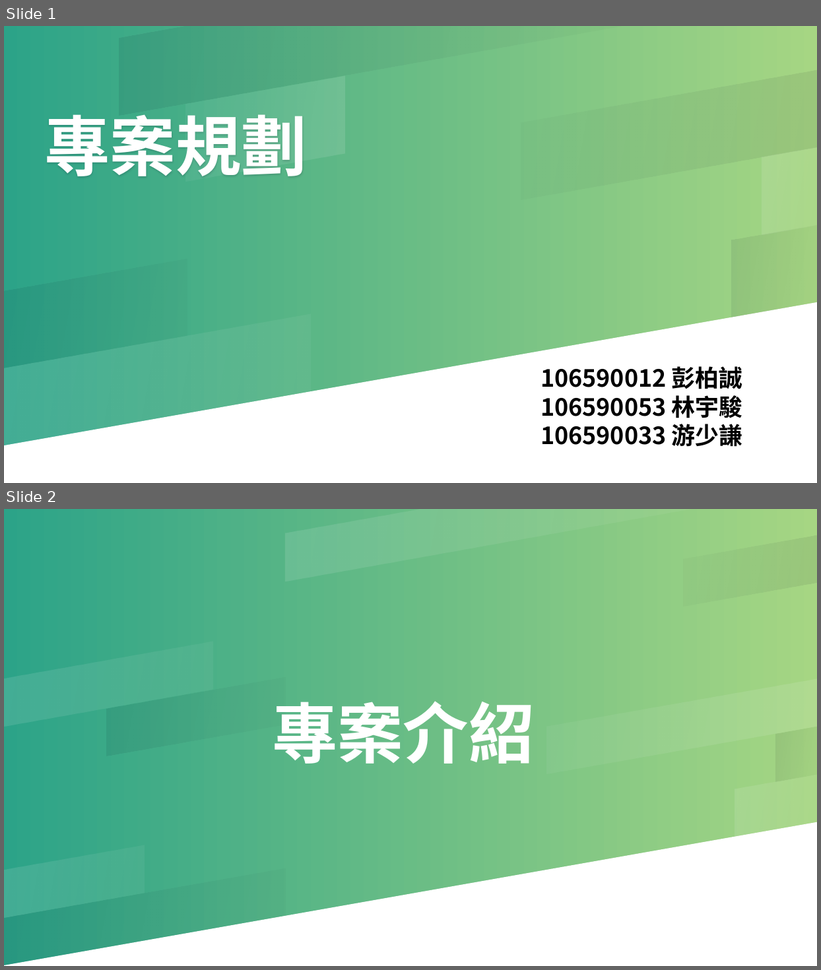
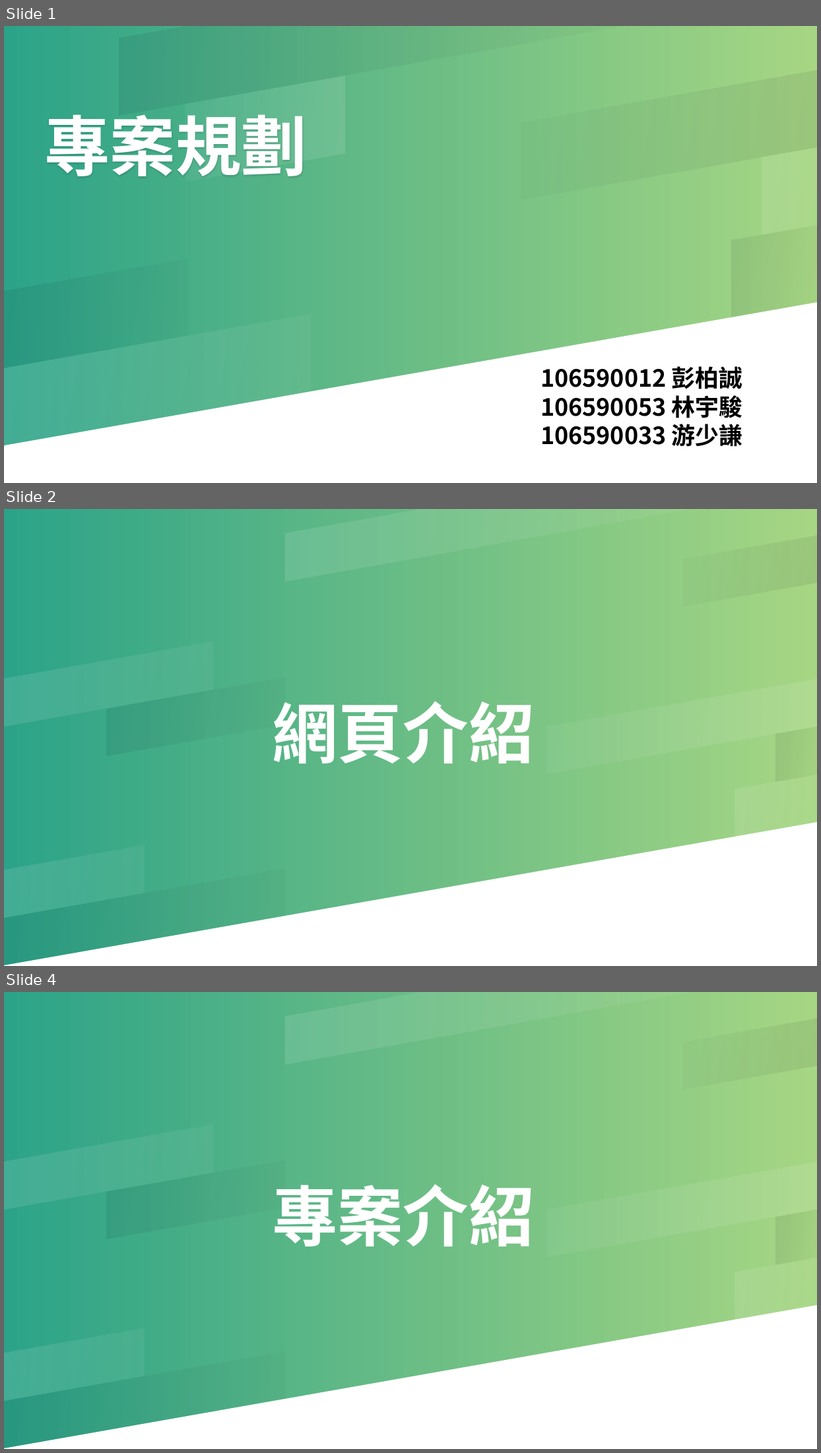
Before and after one commit to ChloeMia/web_FinalProject, a slide deck: 新增 Microsoft PowerPoint 簡報.pptx. Shown one above the other, each under a label of ours: slides 1 and 2 before the commit, slides 1, 2 and 4 after it; the slides between them are not shown. The pictures are 821x970 and 821x1453 pixels, drawn with LibreOffice and Linux fonts; fonts in the diff are those of the drawing. Boxes give left, top, right and bottom in pixels: in the first picture for what was removed or moved away, otherwise in the second. Text is boxed around its words. In the diff, an @@ line names an element or a change of style, - is before the commit and + after.

```diff
--- a/新增 Microsoft PowerPoint 簡報.pptx
+++ b/新增 Microsoft PowerPoint 簡報.pptx
@@ slide 2 added at bbox=[4, 509, 817, 966], background gradient #2CA388 to #A6D683; not listed: 10 template elements that a slide beside it also shows @@
@@ text added at bbox=[272, 701, 534, 764], 77.3 pt, text #FFFFFF, bold @@
+網頁介紹
@@ what was slide 2 is now slide 4 @@
```
Also in this commit, not shown: 1 other slide added.
